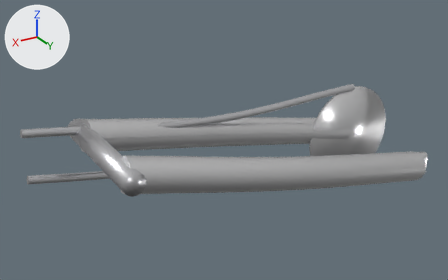
Renders of the glTF model unreal/MotoRacingWorld/ImportMoto/SM450/SM450_Forcellone.glb from each side of a commit.
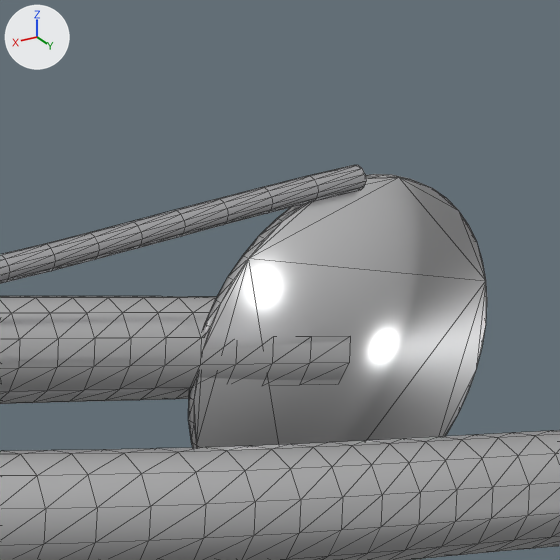
There are two pictures of each version: one whole from a camera (50 mm lens) standing at (0.869, 0.842, 0.517) and looking at (0.332, -0.051, 0.07), one close up on the part from 58% to 90% of the width and 15% to 66% of the height. Every picture has the same lights, and +X, +Y and +Z are marked at upper left. The last two pictures show the newer version. The close-ups show mesh edges as thin lines. Vertices at exactly the same position are counted once.

Objects in the first close-up: 'SM450_Forcellone'.
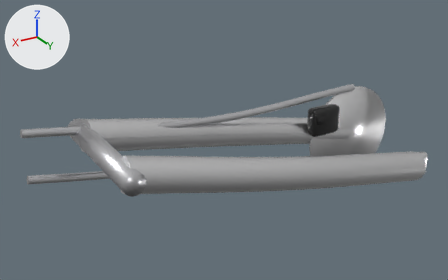
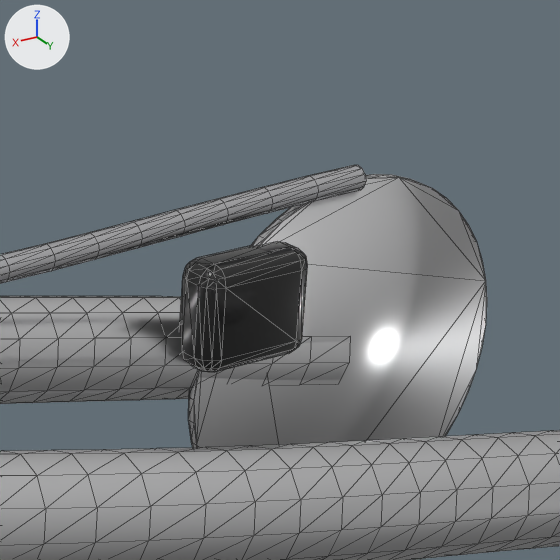
Pixel boxes [x1, y1, x2, y2] of what changed, in the close-ups (560 x 560 px):
part 1 of me_sm450_forcellone, added (black)
    after: [180, 241, 308, 372]

The change, as a diff of the scene's bpy script:
```diff
--- a/unreal/MotoRacingWorld/ImportMoto/SM450/SM450_Forcellone.glb.py
+++ b/unreal/MotoRacingWorld/ImportMoto/SM450/SM450_Forcellone.glb.py
@@ mat_nero_lucido @@
+mat_nero_lucido = principled_material('Nero_Lucido')
+mat_nero_lucido.base_color = (0.01, 0.01, 0.01)  # black #191919
+mat_nero_lucido.metallic = 0.3
+mat_nero_lucido.roughness = 0.25
+mat_nero_lucido.coat_weight = 0.6
+mat_nero_lucido.coat_roughness = 0.05
@@ me_sm450_forcellone @@
 # used by ob_sm450_forcellone; location = (0.0, 0.0, 0.0)
-me_sm450_forcellone.from_pydata(...)  # 1520 vertices, 3008 faces; spans x -0.105..0.681, y -0.135..0.135, z -0.112..0.152
+me_sm450_forcellone.from_pydata(...)  # 1616 vertices, 3196 faces; spans x -0.105..0.681, y -0.135..0.135, z -0.112..0.152
+# me_sm450_forcellone part 1: a new loose piece of 96 vertices spanning x 0.045..0.115, y -0.09..-0.06, z 0.02..0.08, in mat_nero_lucido (black #191919)
 me_sm450_forcellone.materials.append(mat_alluminio)
 me_sm450_forcellone.materials.append(mat_acciaio)
+me_sm450_forcellone.materials.append(mat_nero_lucido)  # black #191919
```
